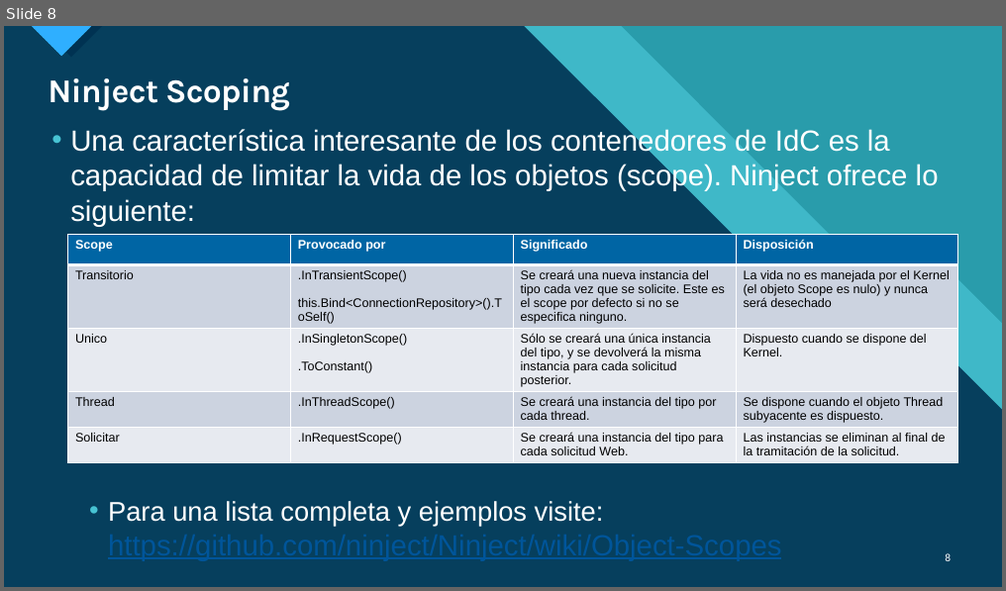
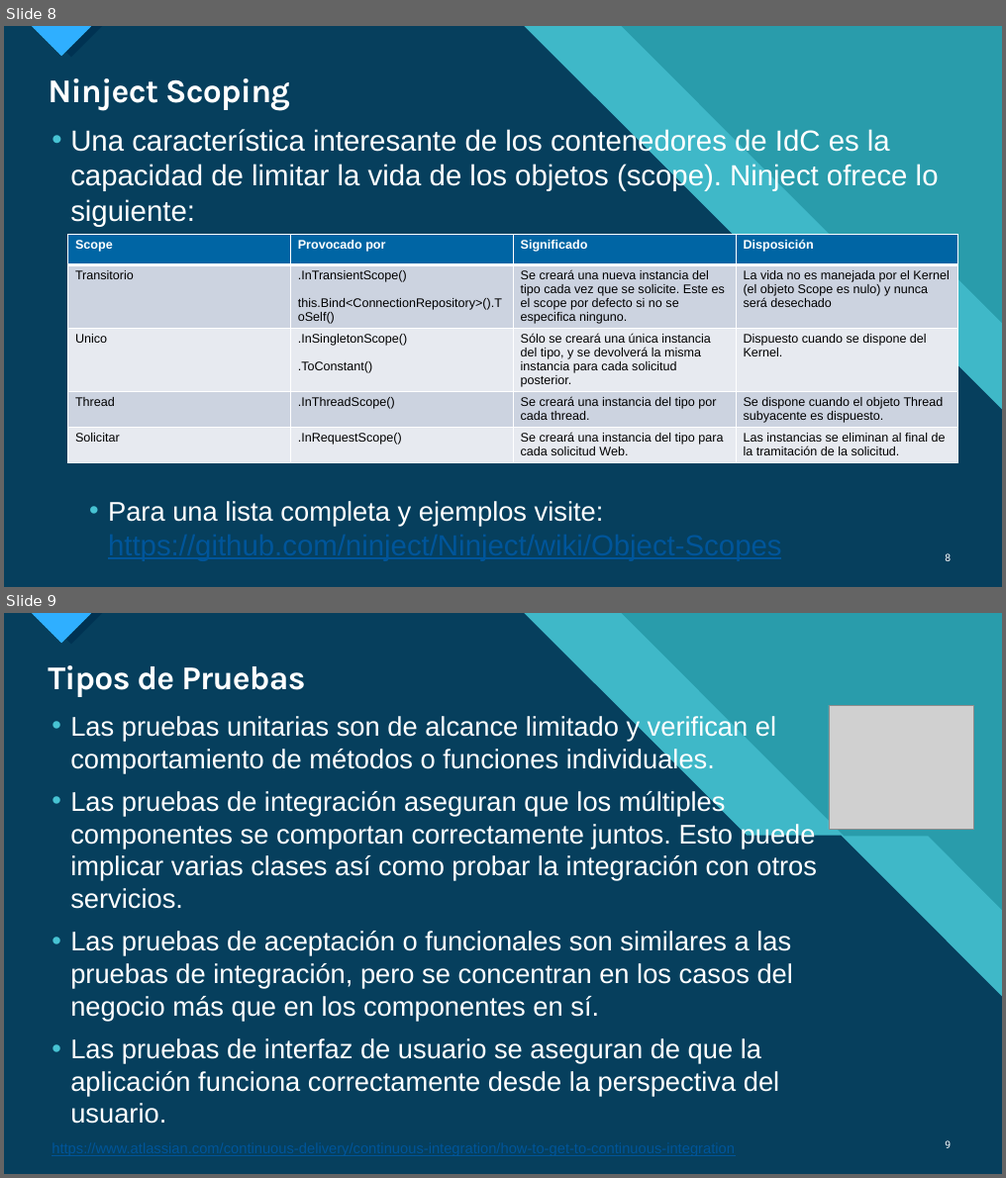
Before and after one commit to Moonprince1/DependencyInjectionDemo, a slide deck: Introducción a la integración continua.pptx. Shown one above the other, each under a label of ours: slide 8 before the commit, slides 8 and 9 after it. The pictures are 1006x591 and 1006x1178 pixels, drawn with LibreOffice and Linux fonts; fonts in the diff are those of the drawing; grey boxes stand for pictures. Boxes give left, top, right and bottom in pixels: in the first picture for what was removed or moved away, otherwise in the second. Text is boxed around its words. In the diff, an @@ line names an element or a change of style, - is before the commit and + after.

```diff
--- a/Introducción a la integración continua.pptx
+++ b/Introducción a la integración continua.pptx
@@ slide 9 added at (x1=4, y1=613, x2=1002, y2=1174), background #47C3D3; not listed: 14 template elements that a slide beside it also shows @@
@@ title added at (x1=48, y1=665, x2=305, y2=697), 32 pt, text #FFFFFF, bold @@
+Tipos de Pruebas
@@ text added at (x1=70, y1=715, x2=817, y2=1124), 26 pt, text #FFFFFF @@
+• Las pruebas unitarias son de alcance limitado y verifican el comportamiento de métodos o funciones individuales.
+• Las pruebas de integración aseguran que los múltiples componentes se comportan correctamente juntos. Esto puede implicar varias clases así como probar la integración con otros servicios.
+• Las pruebas de aceptación o funcionales son similares a las pruebas de integración, pero se concentran en los casos del negocio más que en los componentes en sí.
+• Las pruebas de interfaz de usuario se aseguran de que la aplicación funciona correctamente desde la perspectiva del usuario.
+https://www.atlassian.com/continuous-delivery/continuous-integration/how-to-get-to-continuous-integration
@@ picture added at (x1=829, y1=705, x2=974, y2=829) @@
@@ page number added at (x1=944, y1=1141, x2=950, y2=1149), 10 pt, text #FFFFFF @@
+9
```
Also in this commit, not shown: 1 slide changed, 1 other slide added, 1 slide removed.
